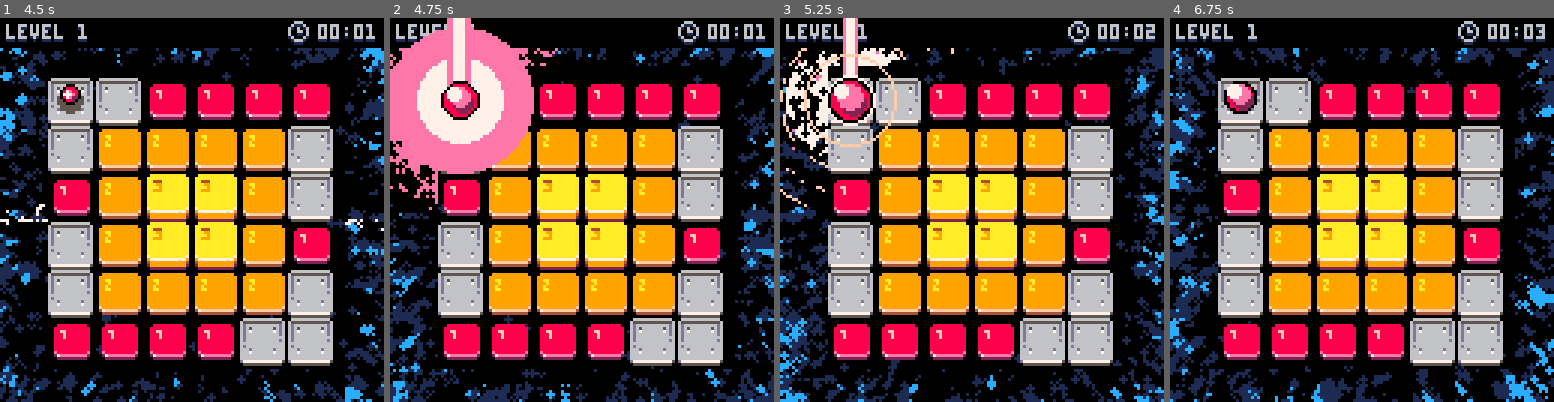
Above: before the commit, frames 1-4 (left to right).
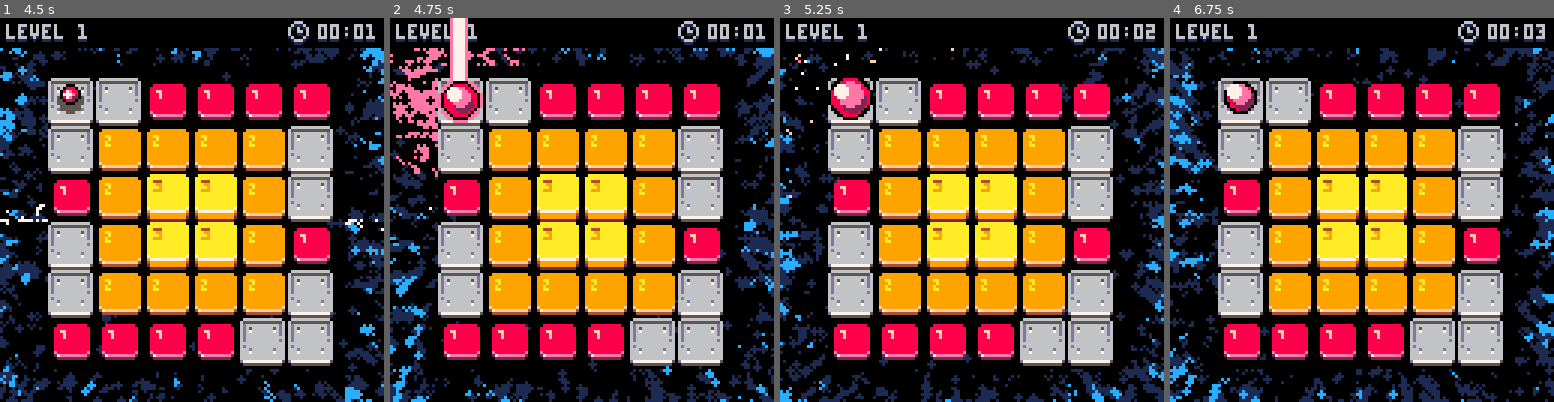
Above: after the commit, the same moments.

Repository: praghus/pico8
Game: PICO-8 cartridge carts/blob.p8
Same seed, same stepped clock (60 frames per second), same inputs: the game is played once before the commit and once after it.
Inputs:
- Up to frame 1 (4.5 s): tap X (X key) at 0.33, 1.07, 1.85, 2.97, 4.08 s; tap O (Z key) at 0.7, 1.7, 2.1, 2.5, 2.9, 3.3, 3.7, 4.1 s; hold Right 1.6-2.1 s; hold Up 2.15-2.42 s; hold Right 2.47-3.03 s; hold Left 3.08-3.58 s; hold Down 3.63-3.97 s; hold Right from 4.02 s (still down)
- Up to frame 2 (4.75 s): tap O (Z key) at 4.5 s; release Right at 4.68 s; hold Up from 4.73 s (still down)
- Up to frame 3 (5.25 s): tap O (Z key) at 4.9 s; release Up at 5.03 s; hold Left from 5.08 s (still down); tap X (X key) at 5.2 s
- Up to frame 4 (6.75 s): tap O (Z key) every 0.4 s from 5.3 to 6.5 s; release Left at 5.68 s; hold Down 5.73-6.03 s; hold Right 6.08-6.58 s; tap X (X key) at 6.32 s; hold Right from 6.63 s (still down)

Frame 1 is identical in both runs. In frame 2, 15% of the frame differs, in the area x 0-100%, y 0-100%; in frame 3, 15%; in frame 4, 15%.

Commit message:
Spawn animation

Diff:
--- a/carts/blob.p8
+++ b/carts/blob.p8
@@ -54,8 +54,8 @@
             moving = false, move_timer = 0,
             w = 4, offset_y = 0,
             bounce_timer = 0, fall_timer = 0,
-            spawn_timer = 0, spawn_duration = 0.6,
-            beam_frac = 0.15, beam_visible = 0.6,
+            spawn_timer = 0, spawn_duration = 0.3,
+            beam_frac = 0.15, beam_visible = 0.3,
             spawning = not (Game.level_transition or Game:is_showing_messages()),
             pending_spawn = (Game.level_transition or Game:is_showing_messages()),
             can_move = false, input_buffered = false, buffered_dir = 0,
@@ -290,7 +290,7 @@
         p.spawn_timer = (p.spawn_timer or 0) + 1 / 30
     end
 
-    local dur = p.spawn_duration or 0.6
+    local dur = p.spawn_duration or 0.3
     local prog = (p.spawn_timer or 0) / dur
     local beam_visible = p.beam_visible or ((p.beam_frac or 0.15) * dur)
 
@@ -334,7 +334,7 @@
     local offset_y = p.offset_y or 0
     local ball_y = py + offset_y - s / 2
     local spawning_active = p.spawning or (p.spawn_flash and p.spawn_flash > 0)
-    local dur = p.spawn_duration or 0.6
+    local dur = p.spawn_duration or 0.3
     local spawn_prog = 1
     local s_draw = s * spawn_prog
 
@@ -344,7 +344,7 @@
         local beam_visible = p.beam_visible or ((p.beam_frac or 0.15) * dur)
         local spawn_timer = p.spawn_timer or 0
         local show_beam = spawn_timer < beam_visible or (p.spawn_flash and p.spawn_flash > 0)
-        local light_r = 40 * (1 - spawn_prog)
+        local light_r = 32 * (1 - spawn_prog)
 
         if light_r > 1 then
             local lr1 = flr(light_r)
